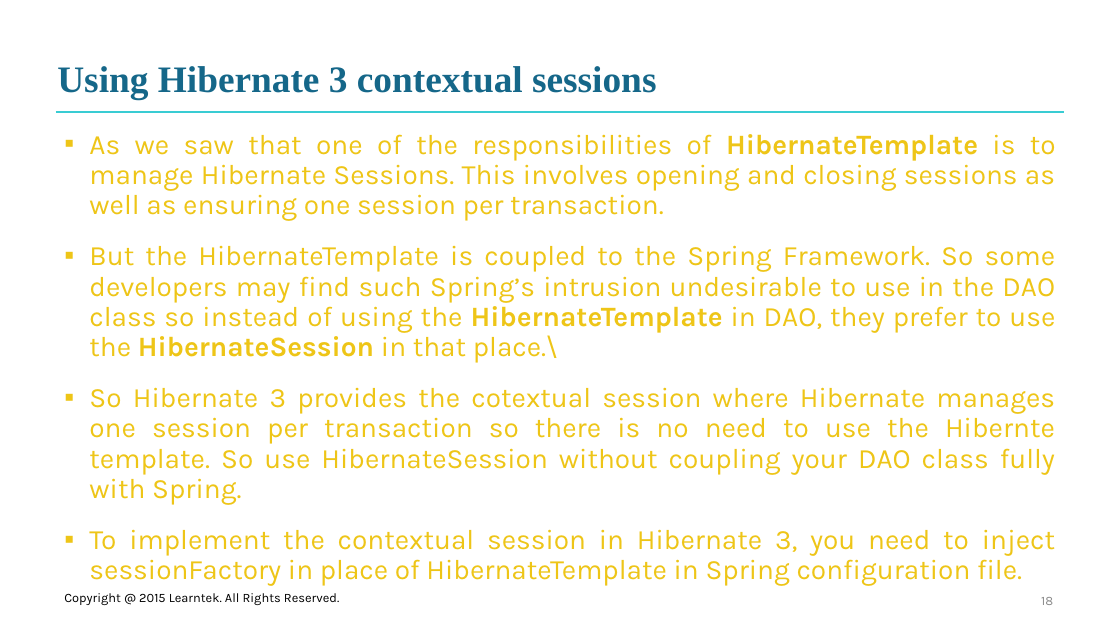
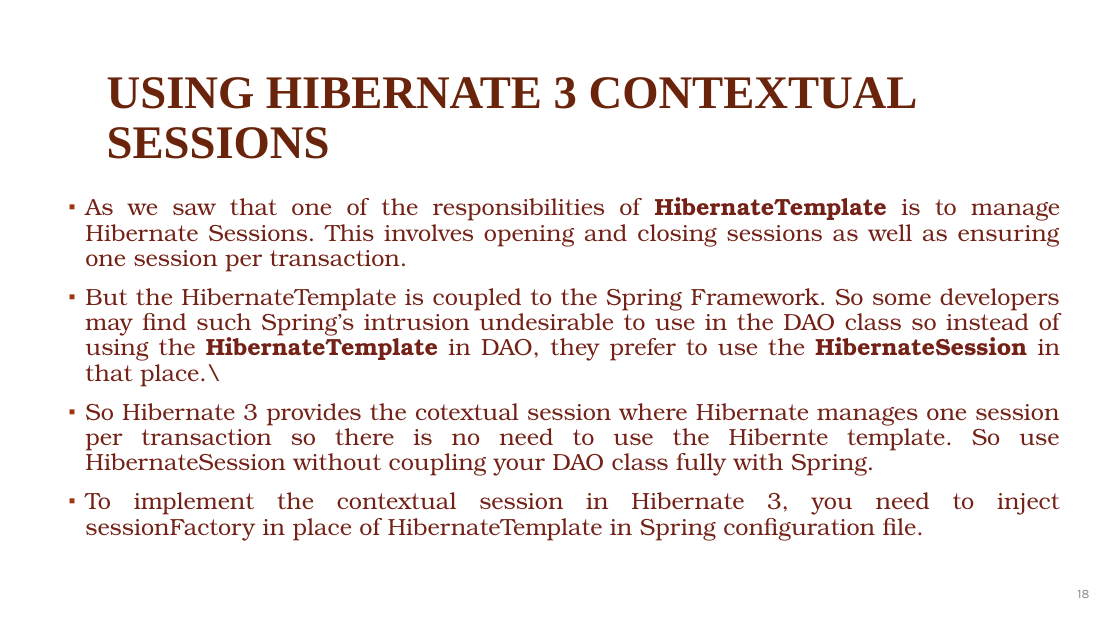
Before and after one commit to santoshkar/Spring, a slide deck: slide 18 of Presentations/Part-5-Spring hibernate.pptx. Drawn at 1120x630 pixels with LibreOffice and Linux fonts; fonts in the diff are those of the drawing; background and template pictures are left out. Boxes give left, top, right and bottom in pixels: in the first picture for what was removed or moved away, otherwise in the second. Text is boxed around its words. In the diff, an @@ line names an element or a change of style, - is before the commit and + after.

Commit message:
Removed learntek

```diff
--- a/Presentations/Part-5-Spring hibernate.pptx
+++ b/Presentations/Part-5-Spring hibernate.pptx
@@ title "USING HIBERNATE 3 CONTEXTUAL SESSIONS" at box(107, 77, 918, 159): vertical alignment bottom to middle @@
@@ title at box(107, 77, 918, 159): text changed; size 32 to 40 pt; text colour #156789 to #69240C @@
-Using Hibernate 3 contextual sessions
+USING HIBERNATE 3 CONTEXTUAL SESSIONS
@@ line removed from (56, 112) to (1065, 112) @@
@@ text "As we saw that one ...": place and size @@
-text "As we saw that one ..." at box(89, 134, 1056, 586)
+text "As we saw that one ..." at box(85, 197, 1060, 540)
@@ text "As we saw that one ..." at box(85, 197, 1060, 540): size 24 to 20 pt, font Karla to TeX Gyre Bonum, text colour #EEC517 to #742217; indent changed; less space between paragraphs @@
@@ text removed at box(64, 593, 339, 605) @@
-Copyright @ 2015 Learntek. All Rights Reserved.
@@ page number: place and size @@
-page number at box(1041, 597, 1053, 605)
+page number at box(1077, 590, 1089, 598)
@@ ellipse added at box(1050, 575, 1087, 612), outline #FFFFFF 1 pt @@
```
Also in this commit, not shown: 19 other slides changed, 7 other files.
